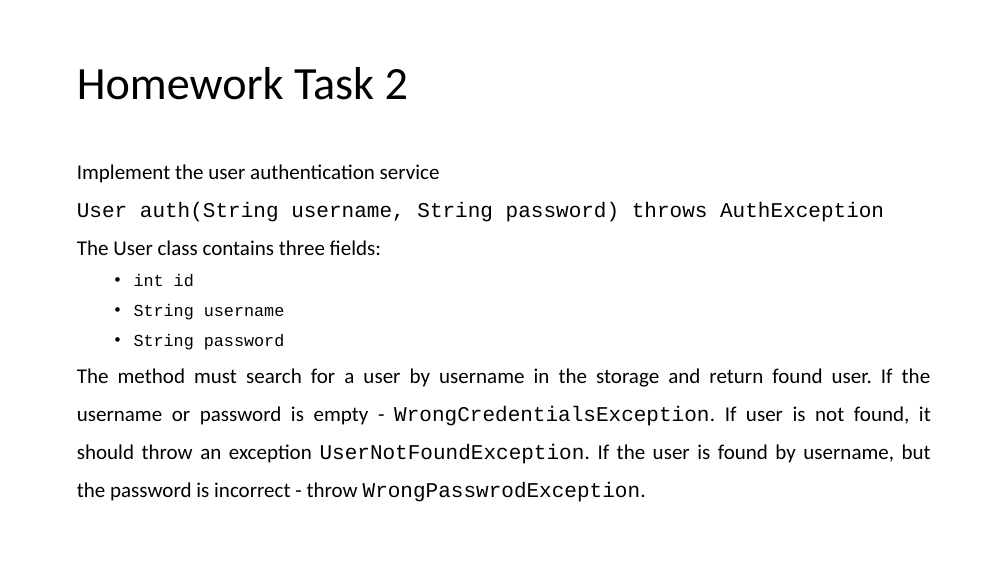
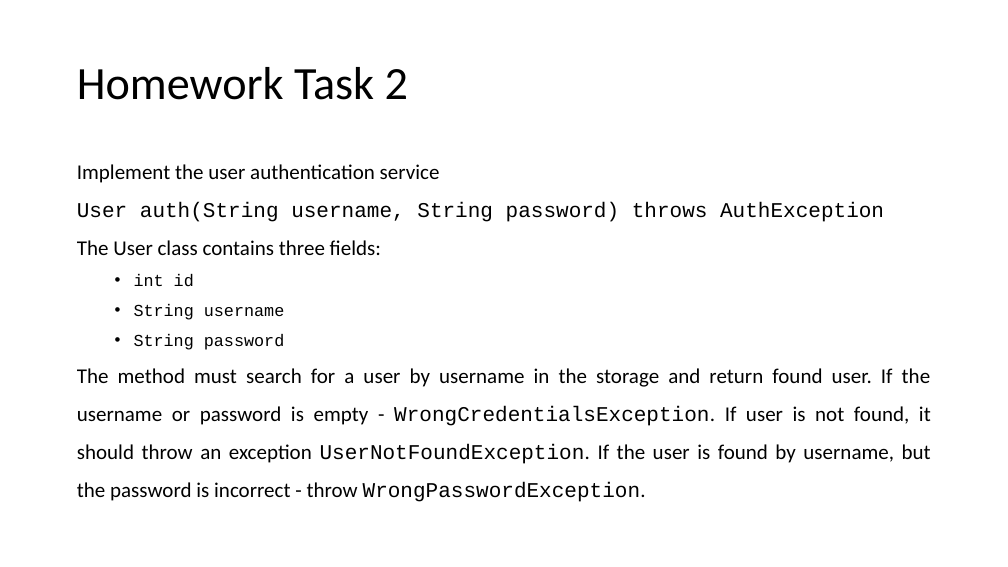
Before and after one commit to brahinets/GeekHub-J4W-8, a slide deck: slide 33 of Lectures/Lesson 04 - Exceptions, Assertions.pptx. Drawn at 1008x567 pixels with LibreOffice and Linux fonts; fonts in the diff are those of the drawing. Boxes give left, top, right and bottom in pixels: in the first picture for what was removed or moved away, otherwise in the second. Text is boxed around its words. In the diff, an @@ line names an element or a change of style, - is before the commit and + after.

Commit message:
L04 Fix typo on home task

```diff
--- a/Lectures/Lesson 04 - Exceptions, Assertions.pptx
+++ b/Lectures/Lesson 04 - Exceptions, Assertions.pptx
@@ text at <box>77,368,931,502</box>: text changed @@
-The method must search for a user by username in the storage and return found user. If the username or password is empty - WrongCredentialsException. If user is not found, it should throw an exception UserNotFoundException. If the user is found by username, but the password is incorrect - throw WrongPasswrodException.
+The method must search for a user by username in the storage and return found user. If the username or password is empty - WrongCredentialsException. If user is not found, it should throw an exception UserNotFoundException. If the user is found by username, but the password is incorrect - throw WrongPasswordException.
```
